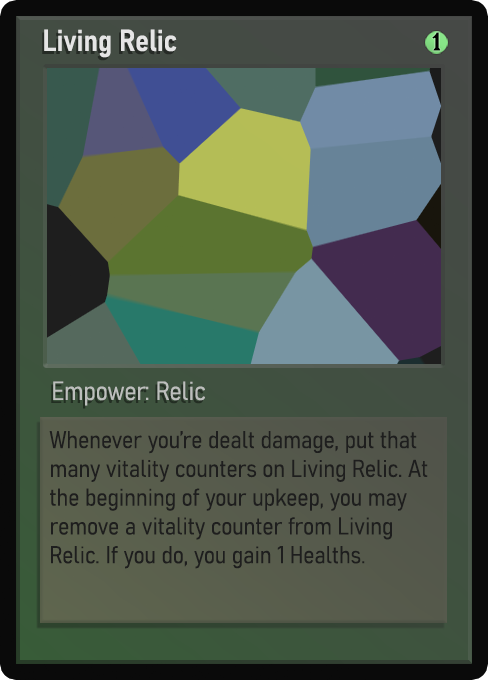
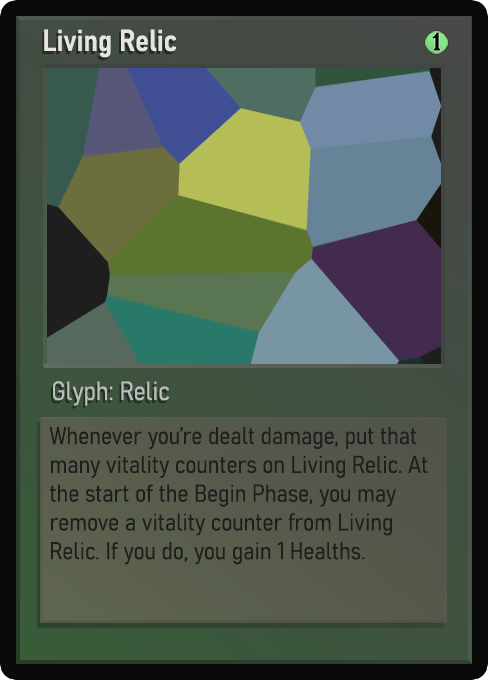
Before/after of a (488, 680) layered artwork. What changed in the layer stack:
painted on "Class" over [53,381,205,406]
painted on "Desc_norm" over [49,427,428,569]
